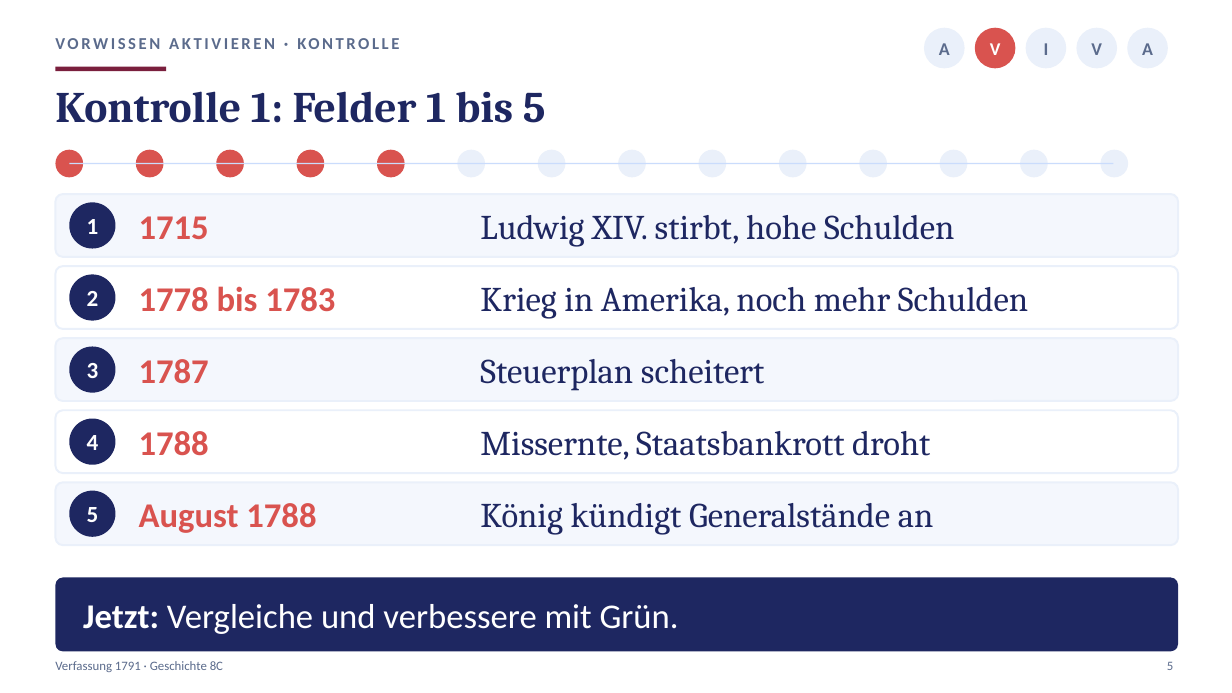
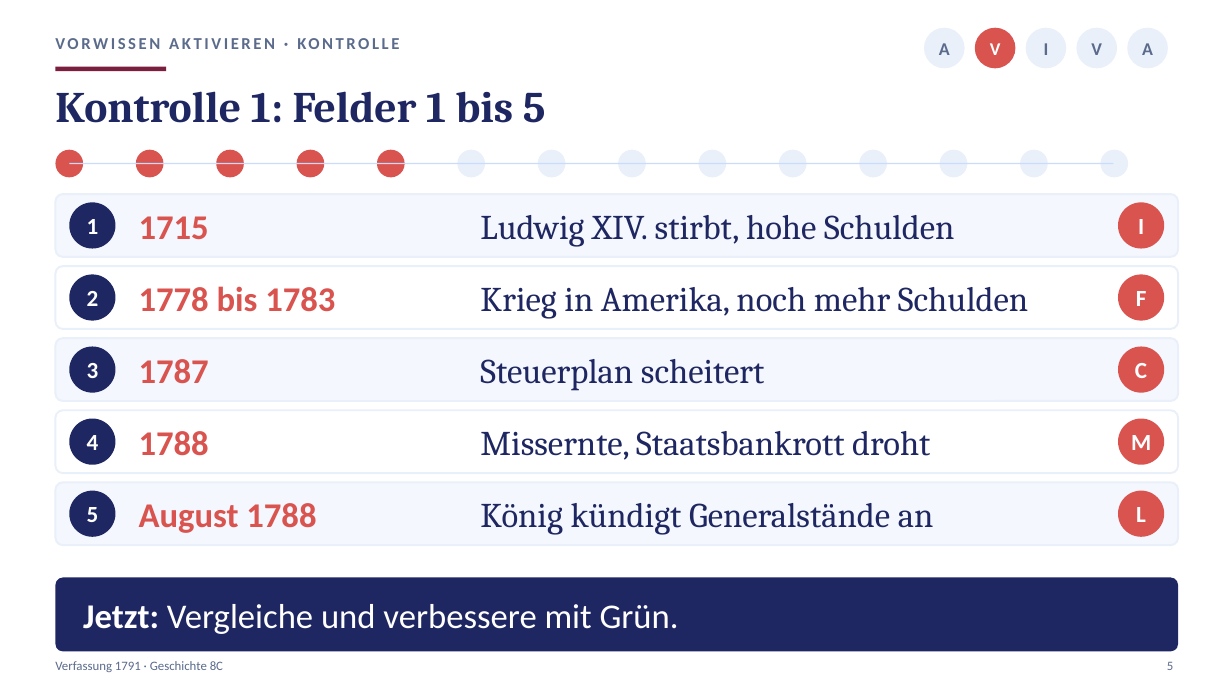
Before and after one commit to golzkonstantin-gif/Schule, a slide deck: slide 5 of Geschichte_8/Stunde5_Verfassung/Praesentation_Stunde5_Verfassung_8C.pptx. Drawn at 1232x693 pixels with LibreOffice and Linux fonts; fonts in the diff are those of the drawing. Boxes give left, top, right and bottom in pixels: in the first picture for what was removed or moved away, otherwise in the second. Text is boxed around its words. In the diff, an @@ line names an element or a change of style, - is before the commit and + after.

```diff
--- a/Geschichte_8/Stunde5_Verfassung/Praesentation_Stunde5_Verfassung_8C.pptx
+++ b/Geschichte_8/Stunde5_Verfassung/Praesentation_Stunde5_Verfassung_8C.pptx
@@ ellipse added at (1118, 202, 1165, 249), fill #D9534F @@
@@ text added at (1138, 219, 1144, 234), 18 pt, text #FFFFFF, bold @@
+I
@@ ellipse added at (1118, 274, 1165, 321), fill #D9534F @@
@@ text added at (1136, 291, 1147, 306), 18 pt, text #FFFFFF, bold @@
+F
@@ ellipse added at (1118, 347, 1165, 393), fill #D9534F @@
@@ text added at (1135, 363, 1147, 378), 18 pt, text #FFFFFF, bold @@
+C
@@ ellipse added at (1118, 419, 1165, 465), fill #D9534F @@
@@ text added at (1131, 435, 1151, 450), 18 pt, text #FFFFFF, bold @@
+M
@@ ellipse added at (1118, 491, 1165, 537), fill #D9534F @@
@@ text added at (1136, 507, 1146, 522), 18 pt, text #FFFFFF, bold @@
+L
```
Also in this commit, not shown: 2 other slides changed, 27 other files.
